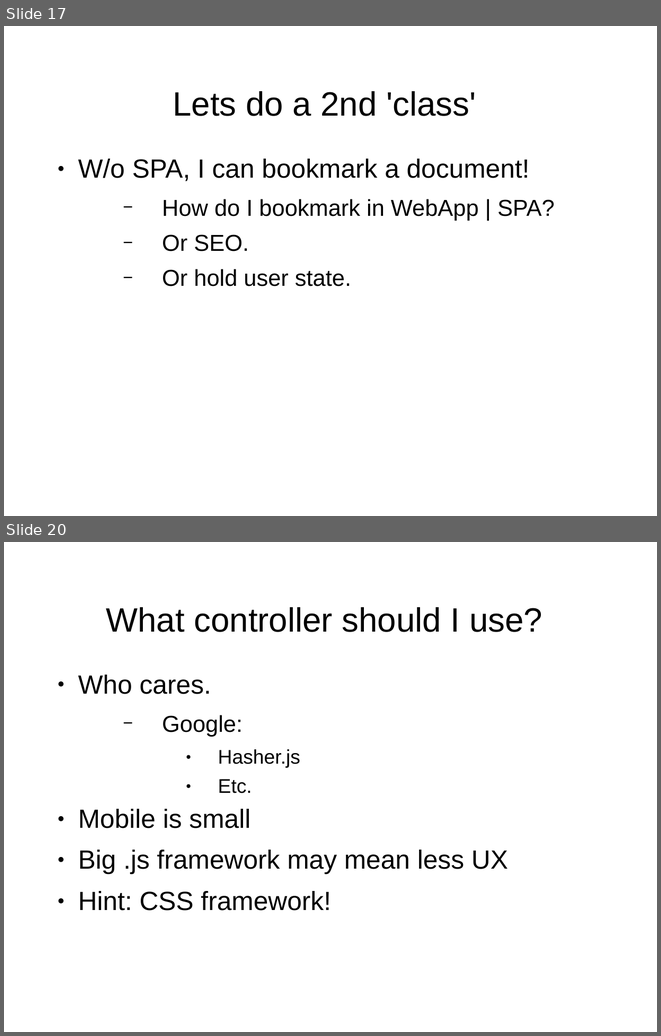
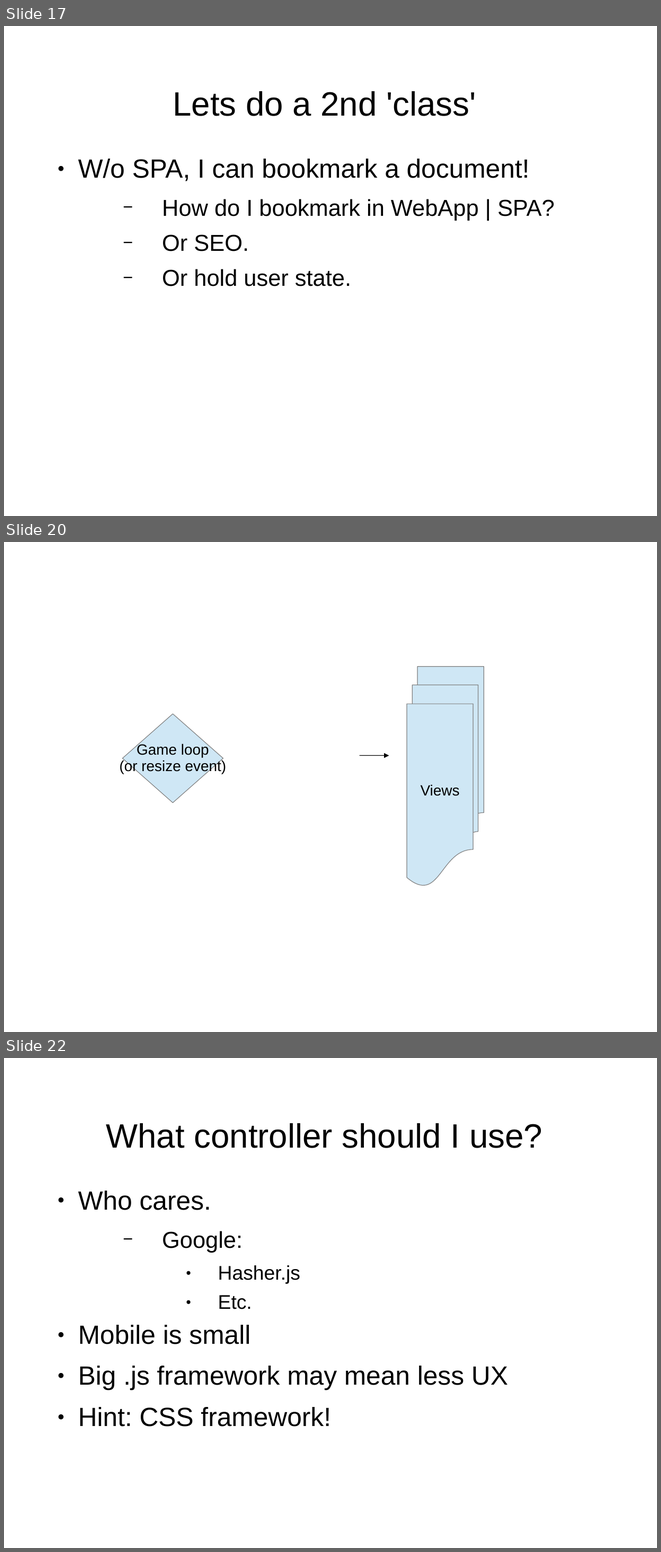
Before and after one commit to puppetMaster3/bikeSheding, a slide deck: training/2of2.ppt. Shown one above the other, each under a label of ours: slides 17 and 20 before the commit, slides 17, 20 and 22 after it; the slides between them are not shown. The pictures are 661x1036 and 661x1552 pixels, drawn with LibreOffice and Linux fonts; fonts in the diff are those of the drawing; background and template pictures are left out. Boxes give left, top, right and bottom in pixels: in the first picture for what was removed or moved away, otherwise in the second. Text is boxed around its words. In the diff, an @@ line names an element or a change of style, - is before the commit and + after.

```diff
--- a/training/2of2.ppt
+++ b/training/2of2.ppt
@@ slide 20 added at [4, 542, 657, 1032], background picture (left out) @@
@@ flow chart multidocument added at [407, 667, 484, 885], fill #CFE7F5, outline #808080 0.74 pt, 18 pt, text #000000 @@
+Views
@@ diamond added at [123, 714, 223, 803], fill #CFE7F5, outline #808080 0.74 pt, 18 pt, text #000000 @@
+Game loop
+(or resize event)
@@ arrow added from (360, 755) to (389, 755), #000000 0.74 pt @@
@@ what was slide 20 is now slide 22 @@
```
Also in this commit, not shown: 6 slides changed, 1 other slide added, 1 other file.
